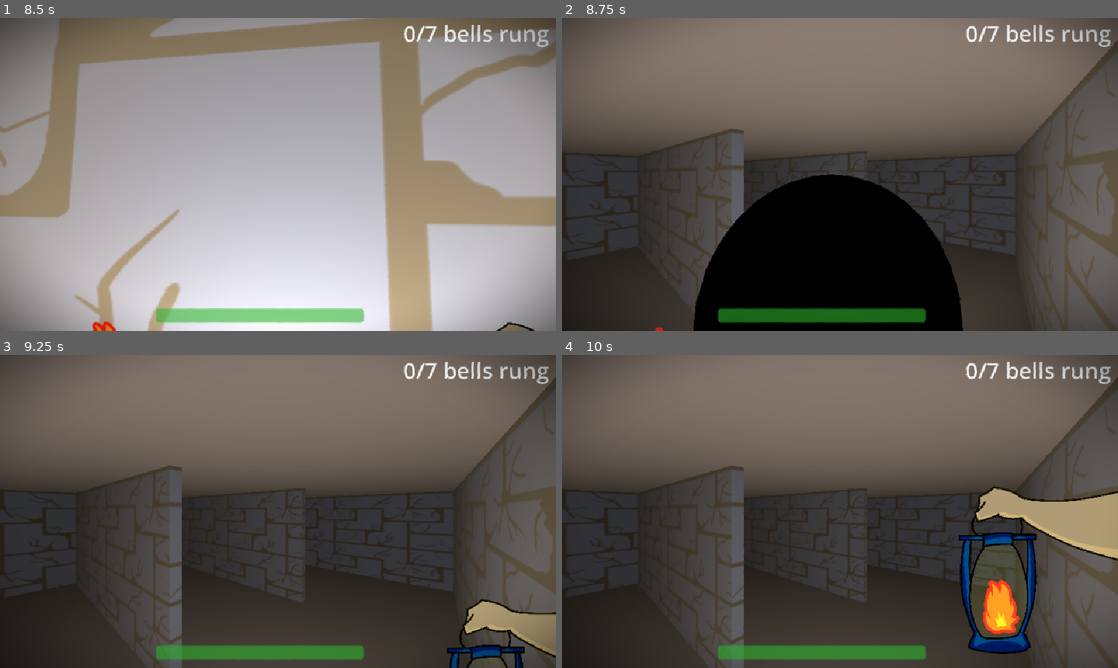
Above: before the commit, frames 1-4 (two rows, left to right).
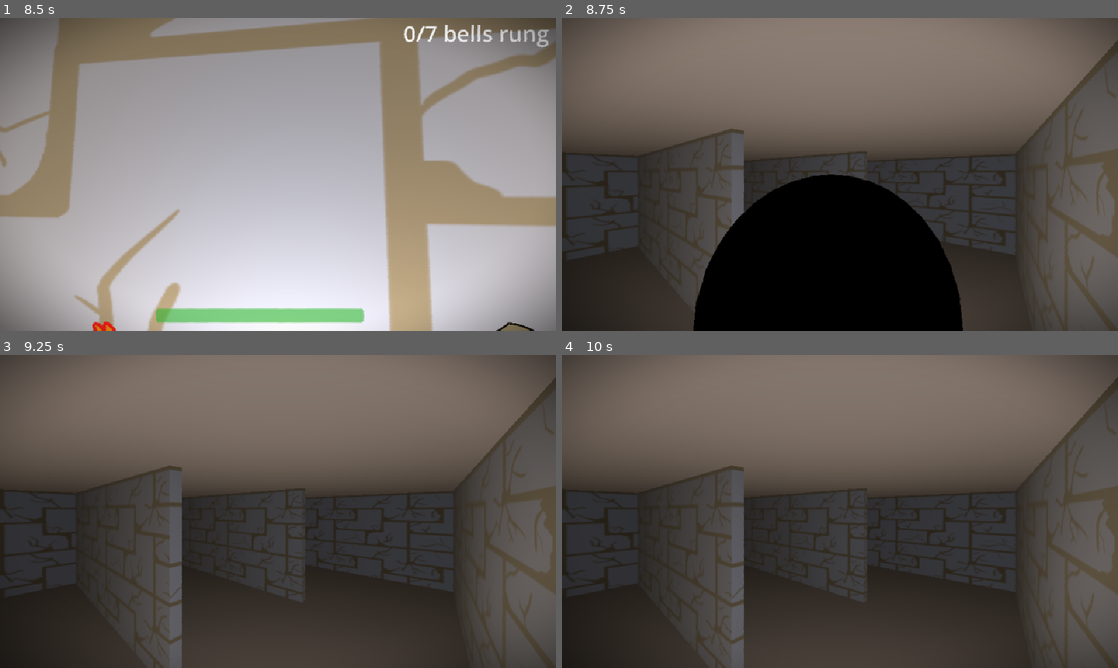
Above: after the commit, the same moments.

Repository: AvenirTheArtist/MazeGame
Game: Godot game, scene res://main_menu.tscn
The game is run twice, just before and just after one commit, with the same random seed, the same clock (stepped at 60 frames per second) and the same inputs.
Inputs (mouse positions are in pixels of both pictures, inside the frame that each line leads up to):
- Up to frame 1 (8.5 s): click "enter" at 0.5 s; tap Enter (ui_accept) at 1.25, 1.52, 2.27, 3.77, 4.52, 5.27, 6.77, 7.52, 8.27 s; move the mouse to (305, 174) at 1.27 s; hold W (forward) 1.28-6.53 s; right-click (305, 174) at 1.35 s; move the mouse to (250, 174) at 2.02 s; click (250, 174) at 2.1 s; move the mouse to (289, 168) at 2.77 s; tap Shift (sprint) at 2.85, 5.1, 7.35 s; move the mouse to (272, 180) at 3.52 s; right-click (272, 180) at 3.6 s; move the mouse to (316, 177) at 4.27 s; click (316, 177) at 4.35 s; move the mouse to (233, 171) at 5.02 s; move the mouse to (283, 174) at 5.77 s; right-click (283, 174) at 5.85 s; move the mouse to (255, 168) at 6.52 s; hold D (right) 6.53-7.28 s; click (255, 168) at 6.6 s; move the mouse to (305, 174) at 7.27 s; hold W (forward) from 7.28 s (still down); move the mouse to (250, 174) at 8.02 s; right-click (250, 174) at 8.1 s
- Up to frame 2 (8.75 s): keep holding W (forward)
- Up to frame 3 (9.25 s): keep holding W (forward); move the mouse to (289, 505) at 8.77 s; click (289, 505) at 8.85 s
- Up to frame 4 (10 s): move the mouse to (834, 517) at 9.52 s; release W (forward) at 9.53 s; hold A (left) from 9.53 s (still down); tap Shift (sprint) at 9.6 s; tap Enter (ui_accept) at 9.77 s

Frame 1 is identical in both runs. In frame 2, 2.4% of the frame differs, in the area x 16-99%, y 2-100%; in frame 3, 4.6%; in frame 4, 9.7%, in the area x 28-100%, y 2-98%.

Commit message:
hide ui on death

Diff:
--- a/scripts/player.gd
+++ b/scripts/player.gd
@@ -90,6 +90,8 @@
 ## and your camera snaps to its head pos for a "jumpscare"
 func die() -> void:
 	Global.player_sounds.play("jumpscare")
+	for i in 5:
+		gui.get_child(i + 2).hide()
 	var look_pos: Vector3
 	look_pos = ghost.global_position
 	look_pos.y += 1.0
